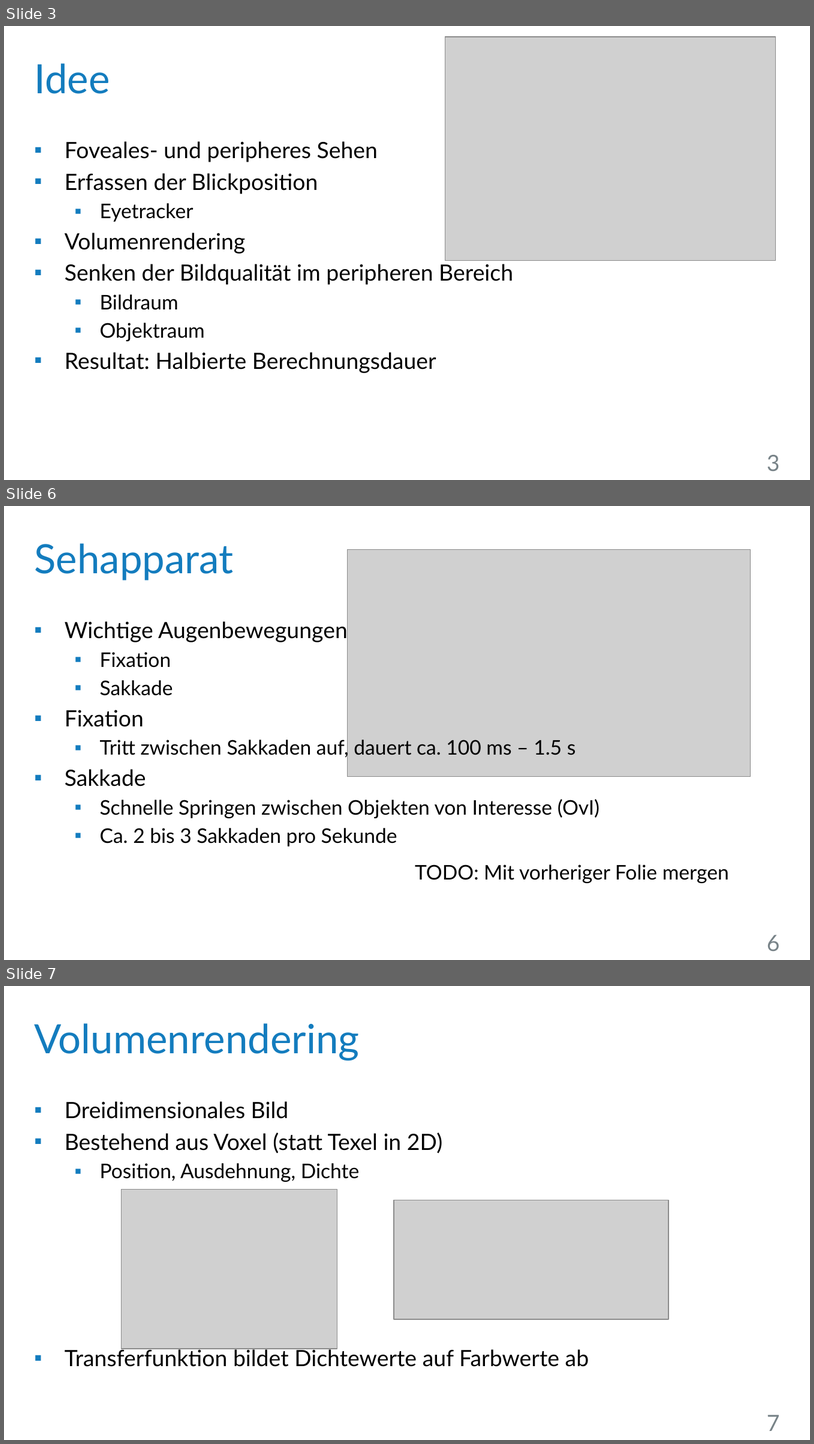
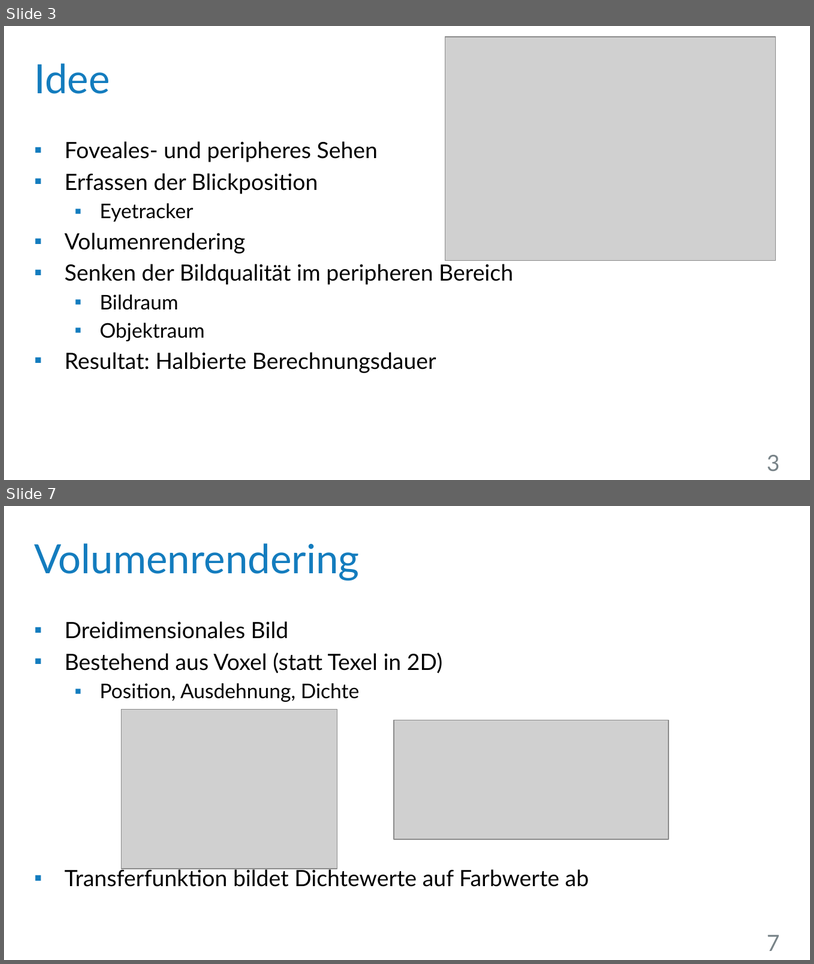
Before and after one commit to UniStuttgart-VISUS/FoveatedVolumeRendering, a slide deck: Dokumente/Vortrag/Wahrnehmungsorientiertes_Volumen-Rendering.pptx. Shown one above the other, each under a label of ours: slides 3, 6 and 7 before the commit, slides 3 and 7 after it; the slides between them are not shown. The pictures are 814x1444 and 814x964 pixels, drawn with LibreOffice and Linux fonts; fonts in the diff are those of the drawing; grey boxes stand for pictures; background and template pictures are left out. Boxes give left, top, right and bottom in pixels: in the first picture for what was removed or moved away, otherwise in the second. Text is boxed around its words. In the diff, an @@ line names an element or a change of style, - is before the commit and + after.

Commit message:
Vortrag: Sehapparat angepasst, Eyetracking Folie nach vorne verschoben.

```diff
--- a/Dokumente/Vortrag/Wahrnehmungsorientiertes_Volumen-Rendering.pptx
+++ b/Dokumente/Vortrag/Wahrnehmungsorientiertes_Volumen-Rendering.pptx
@@ slide 6 removed at bbox=[4, 506, 810, 960], background #FFFFFF @@
@@ title removed at bbox=[34, 543, 233, 580] @@
-Sehapparat
@@ picture removed at bbox=[348, 550, 751, 776] @@
@@ text removed at bbox=[65, 619, 600, 846] @@
-▪ Wichtige Augenbewegungen
-  ▪ Fixation
-  ▪ Sakkade
-▪ Fixation
-  ▪ Tritt zwischen Sakkaden auf, dauert ca. 100 ms – 1.5 s
-▪ Sakkade
-  ▪ Schnelle Springen zwischen Objekten von Interesse (OvI)
-  ▪ Ca. 2 bis 3 Sakkaden pro Sekunde
@@ text removed at bbox=[415, 864, 729, 883] @@
-TODO: Mit vorheriger Folie mergen
@@ page number removed at bbox=[767, 934, 780, 951] @@
-6
```
Also in this commit, not shown: 2 slides changed.
